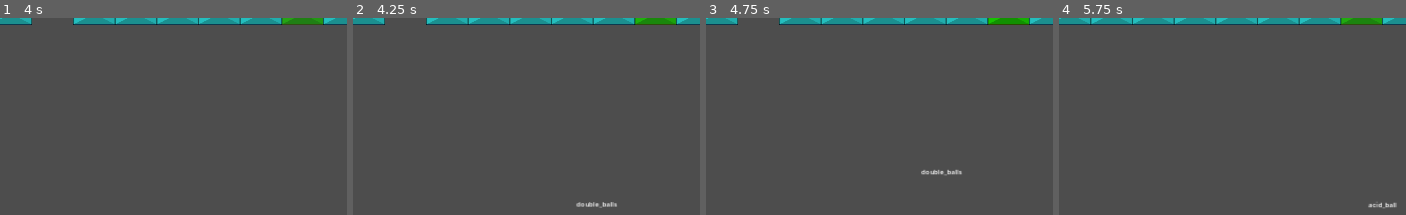
Above: before the commit, frames 1-4 (left to right).
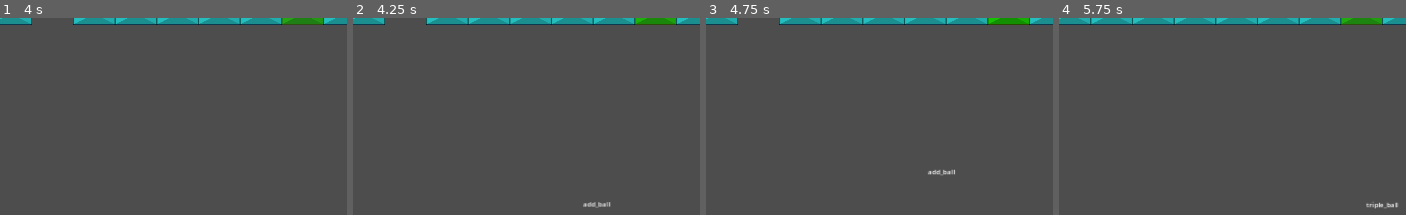
Above: after the commit, the same moments.

Repository: O-39889/brickout
Game: Godot game, scene res://scenes/main_level.tscn
The game is run twice, just before and just after one commit, with the same random seed, the same clock (stepped at 60 frames per second) and the same inputs.
Inputs (mouse positions are % of the whole screen's width and height, from its top left):
- Up to frame 1 (4 s): tap Enter at 0.5 s; move the mouse to (63, 54) at 0.52 s; click (63, 54) at 0.67 s; move the mouse to (51, 55) at 1.27 s; click (51, 55) at 1.42 s; move the mouse to (60, 52) at 2.02 s; click (60, 52) at 2.17 s; tap R (debug_restart) at 2.75 s; move the mouse to (56, 56) at 2.77 s; click (56, 56) at 2.92 s; move the mouse to (66, 56) at 3.52 s; click (66, 56) at 3.67 s
- Up to frame 2 (4.25 s): tap F1 (debug_1) at 4.15 s
- Up to frame 3 (4.75 s): move the mouse to (48, 53) at 4.27 s; click (48, 53) at 4.42 s
- Up to frame 4 (5.75 s): tap F2 (debug_2) at 4.9 s; tap R (debug_restart) at 5 s; move the mouse to (59, 54) at 5.02 s; click (59, 54) at 5.17 s; tap F3 (debug_3) at 5.65 s
The pictures show only the part of the screen within x 37-87%, y 50-100%; the shares and areas given below are measured in that part.

Frame 1 is identical in both runs. In frame 2, 0.2% of the frame differs, in the area x 64-77%, y 93-97%; in frame 3, 0.2%; in frame 4, 0.1%.
Error in both runs: Invalid access to property or key 'position' on a base object of type 'Nil'. (res://scripts/Level.gd:165)

Commit message:
Change the paddle cooldown on releasing balls

Diff:
--- a/scripts/Level.gd
+++ b/scripts/Level.gd
@@ -159,13 +159,13 @@
 	if event.is_action_pressed("debug_restart"):
 		get_tree().reload_current_scene();
 	if event.is_action_pressed("debug_1"):
-		powerup_component._request_powerup('double_balls',
+		powerup_component._request_powerup('add_ball',
 			paddle.position - Vector2(0, 69));
 	if event.is_action_pressed("debug_2"):
-		powerup_component._request_powerup('fire_ball',
+		powerup_component._request_powerup('sticky_paddle',
 			paddle.position - Vector2(0, 69));
 	if event.is_action_pressed('debug_3'):
-		powerup_component._request_powerup('acid_ball',
+		powerup_component._request_powerup('triple_ball',
 			paddle.position - Vector2(0, 69));
 	if event.is_action_pressed('debug_4'):
 		Engine.time_scale = 1.0 if is_equal_approx(Engine.time_scale, 0.02) else 0.02;
--- a/scripts/Paddle.gd
+++ b/scripts/Paddle.gd
@@ -40,7 +40,7 @@
 const FROZEN_TIME : float = 7.0;
 const PADDLE_HEIGHT : float = 40;
 const BALL_RELEASE_COOLDOWN_MAX : float = 0.15;
-const BALL_AUTO_RELEASE_INTERVAL : float = 0.45;
+const BALL_AUTO_RELEASE_INTERVAL : float = BALL_RELEASE_COOLDOWN_MAX * 2;
 
 
 var level : Node2D;
